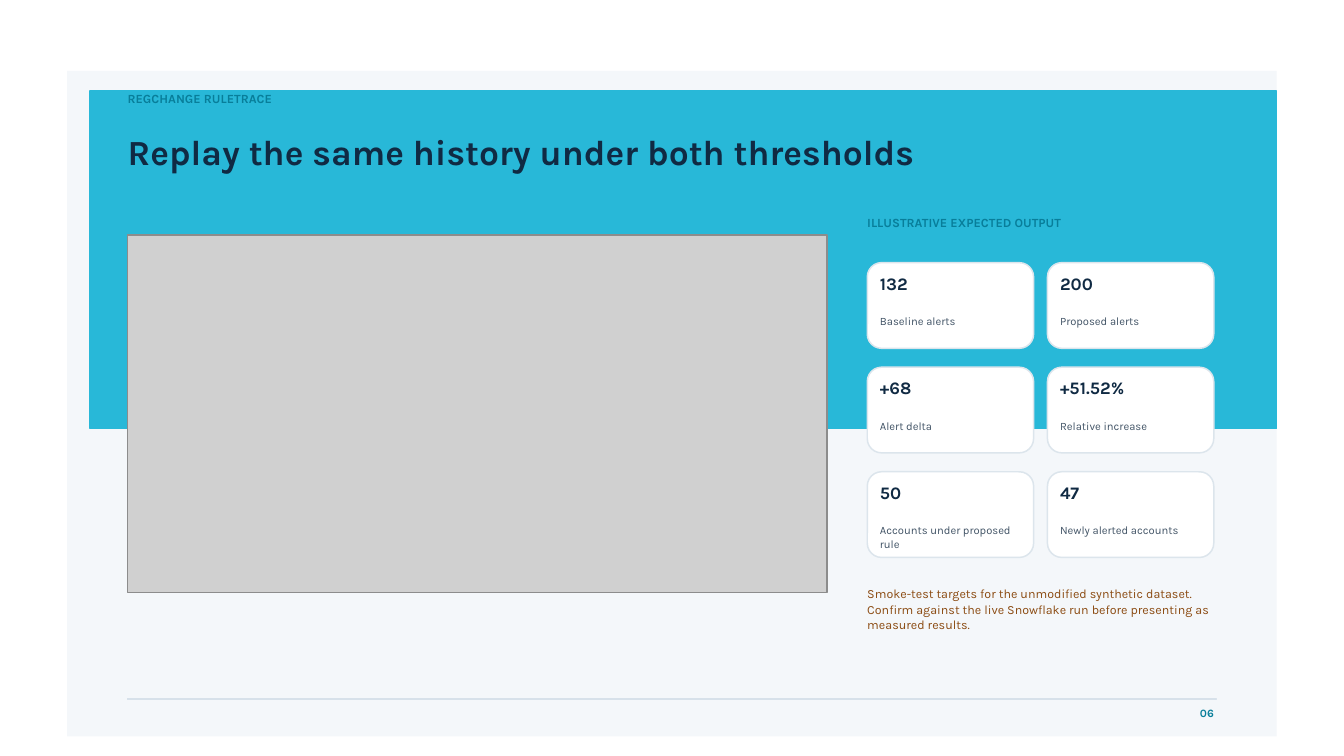
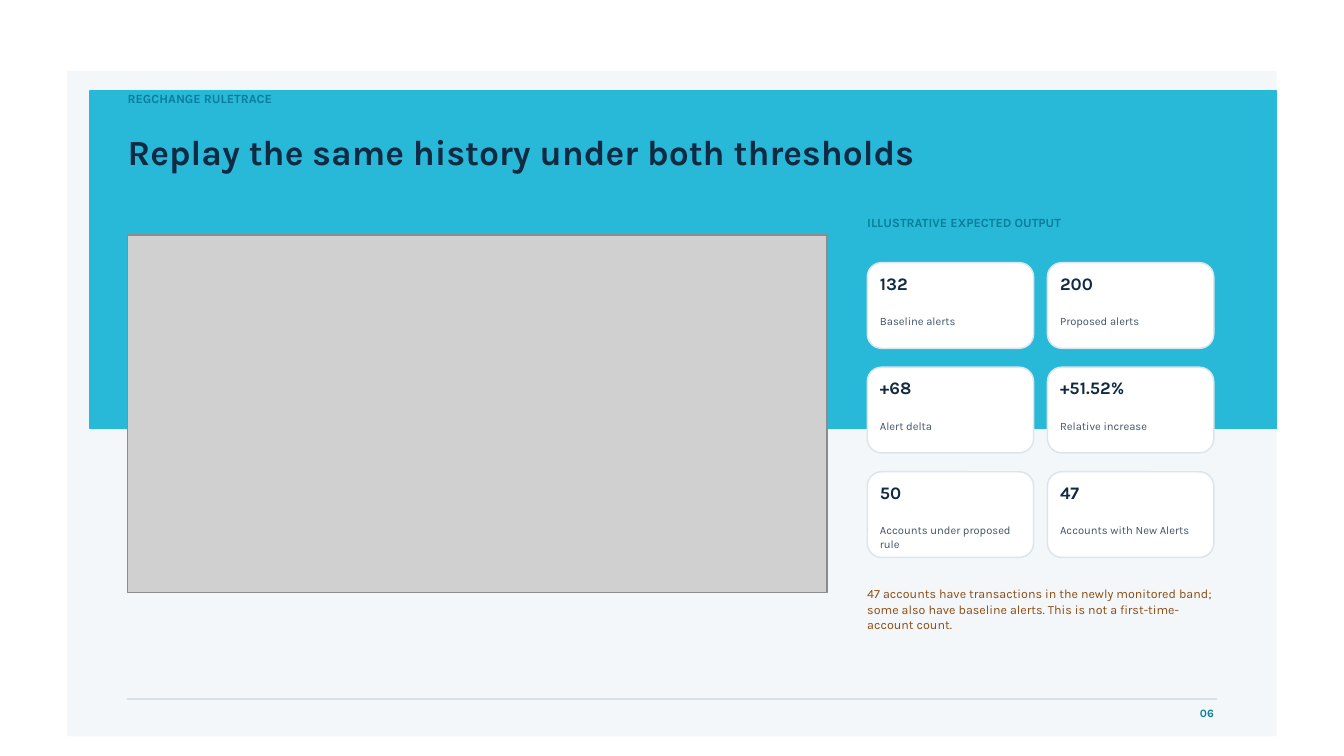
Before and after one commit to yogeshwagh450/regchange-ruletrace, a slide deck: slide 7 of docs/RegChangeRuleTrace_Submission.pptx. Drawn at 1344x756 pixels with LibreOffice and Linux fonts; fonts in the diff are those of the drawing; grey boxes stand for pictures; background and template pictures are left out. Boxes give left, top, right and bottom in pixels: in the first picture for what was removed or moved away, otherwise in the second. Text is boxed around its words. In the diff, an @@ line names an element or a change of style, - is before the commit and + after.

```diff
--- a/docs/RegChangeRuleTrace_Submission.pptx
+++ b/docs/RegChangeRuleTrace_Submission.pptx
@@ text at (1060, 526, 1189, 534): text changed @@
-Newly alerted accounts
+Accounts with New Alerts
@@ text at (867, 589, 1212, 629): text changed @@
-Smoke-test targets for the unmodified synthetic dataset. Confirm against the live Snowflake run before presenting as measured results.
+47 accounts have transactions in the newly monitored band; some also have baseline alerts. This is not a first-time-account count.
```
Also in this commit, not shown: 2 other slides changed, 12 other files.
